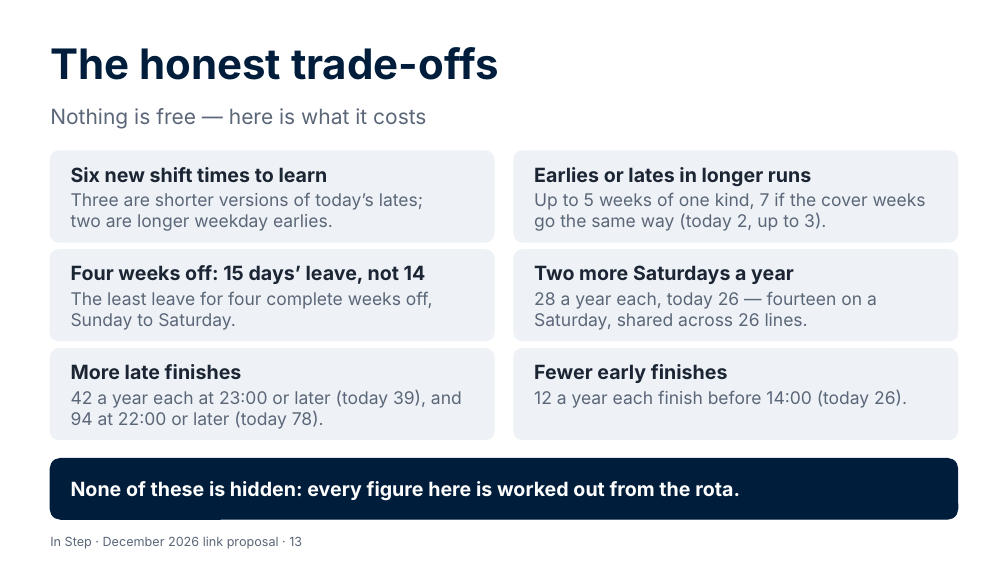
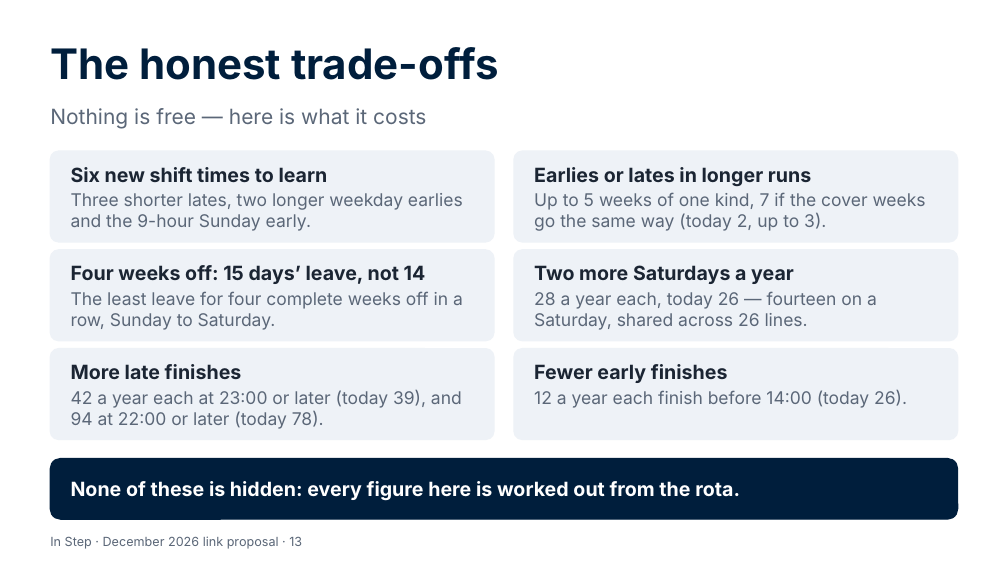
Before and after one commit to Garethdavidmiller/roster-app, a slide deck: slide 13 of docs/links-26/presentations/In-Step-for-colleagues.pptx. Drawn at 1008x567 pixels with LibreOffice and Linux fonts; fonts in the diff are those of the drawing. Boxes give left, top, right and bottom in pixels: in the first picture for what was removed or moved away, otherwise in the second. Text is boxed around its words. In the diff, an @@ line names an element or a change of style, - is before the commit and + after.

```diff
--- a/docs/links-26/presentations/In-Step-for-colleagues.pptx
+++ b/docs/links-26/presentations/In-Step-for-colleagues.pptx
@@ text at (71,193,463,231): text changed @@
-Three are shorter versions of today’s lates; two are longer weekday earlies.
+Three shorter lates, two longer weekday earlies and the 9-hour Sunday early.
@@ text at (71,291,463,330): text changed @@
-The least leave for four complete weeks off, Sunday to Saturday.
+The least leave for four complete weeks off in a row, Sunday to Saturday.
```
Also in this commit, not shown: 3 other slides changed, 16 other files.
